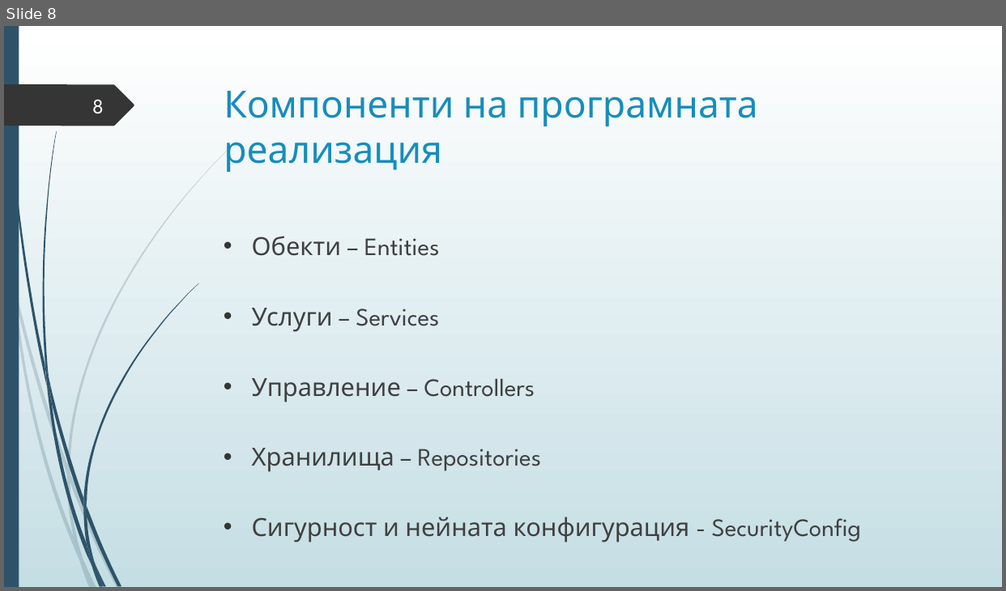
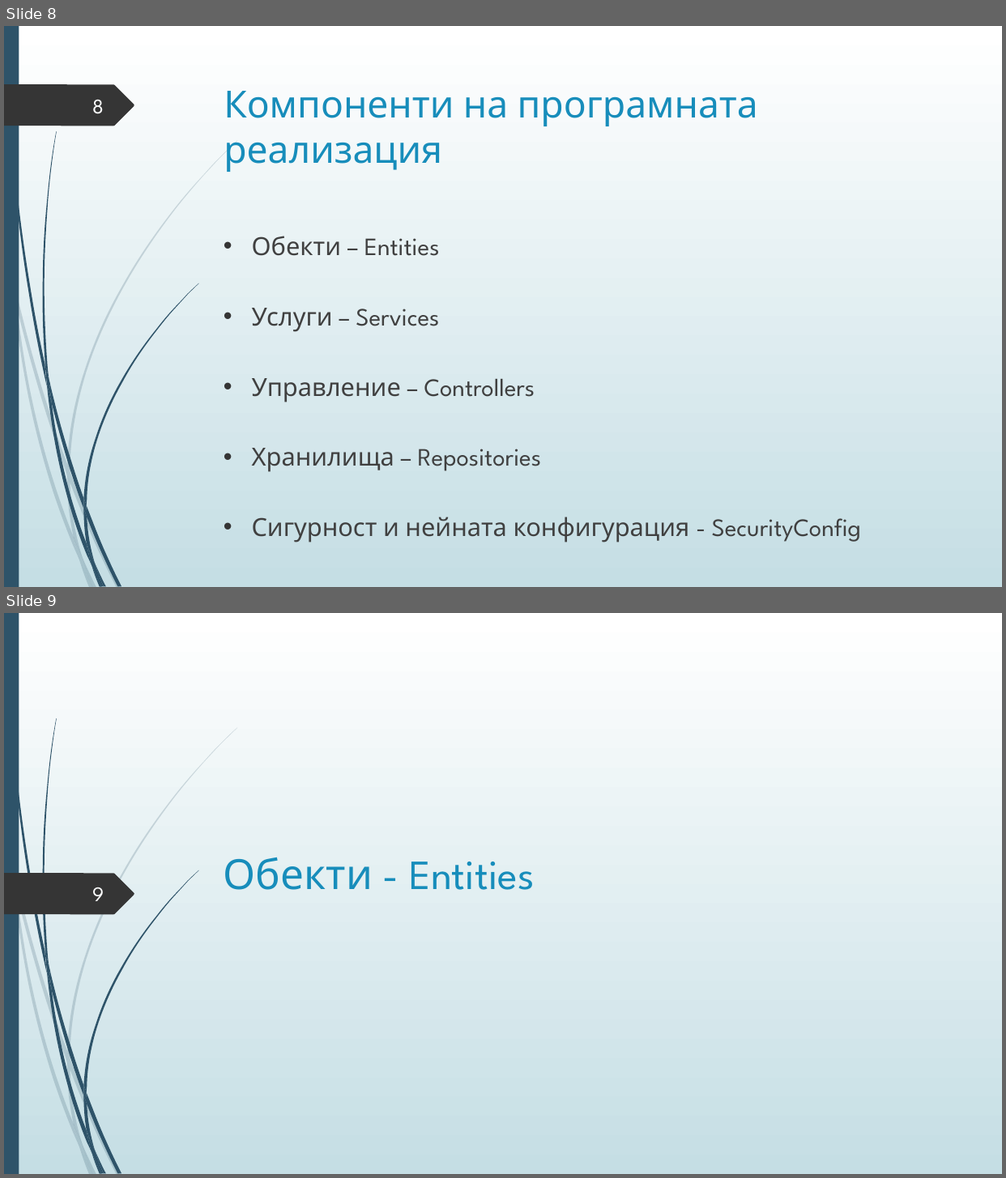
Before and after one commit to Izabel96/PlayingFieldReservations, a slide deck: Дипломна защита.pptx. Shown one above the other, each under a label of ours: slide 8 before the commit, slides 8 and 9 after it. The pictures are 1006x591 and 1006x1178 pixels, drawn with LibreOffice and Linux fonts; fonts in the diff are those of the drawing. Boxes give left, top, right and bottom in pixels: in the first picture for what was removed or moved away, otherwise in the second. Text is boxed around its words. In the diff, an @@ line names an element or a change of style, - is before the commit and + after.

```diff
--- a/Дипломна защита.pptx
+++ b/Дипломна защита.pptx
@@ slide 9 added at box(4, 613, 1002, 1174), background gradient #FFFFFF to #C5DEE5; not listed: 23 template elements that a slide beside it also shows @@
@@ freeform shape added at box(4, 874, 134, 914), fill #353535 @@
@@ title added at box(224, 858, 534, 890), 40 pt, text #178DBB @@
+Обекти - Entities
@@ page number added at box(92, 888, 104, 901), 20 pt, text #FEFFFF @@
+9
```
Also in this commit, not shown: 22 other slides added.
